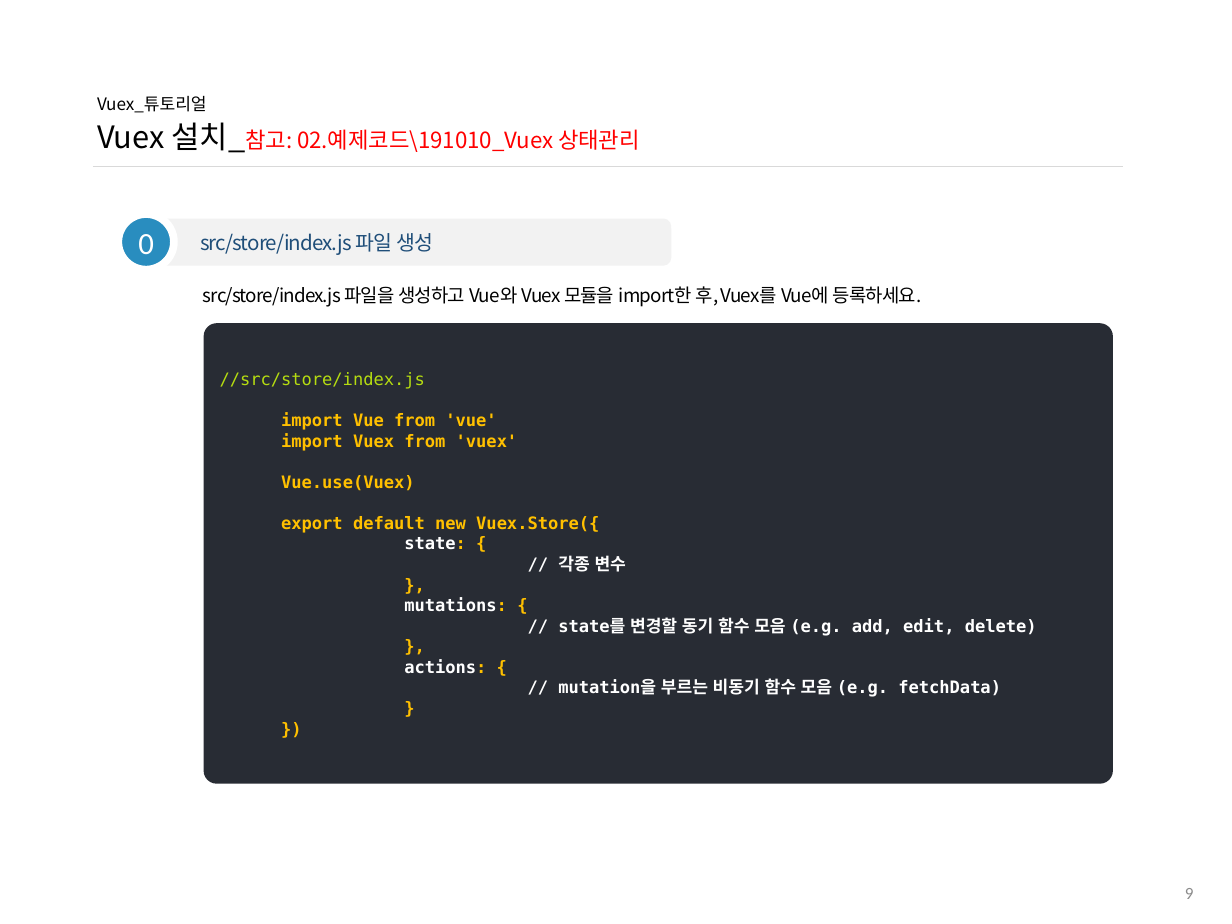
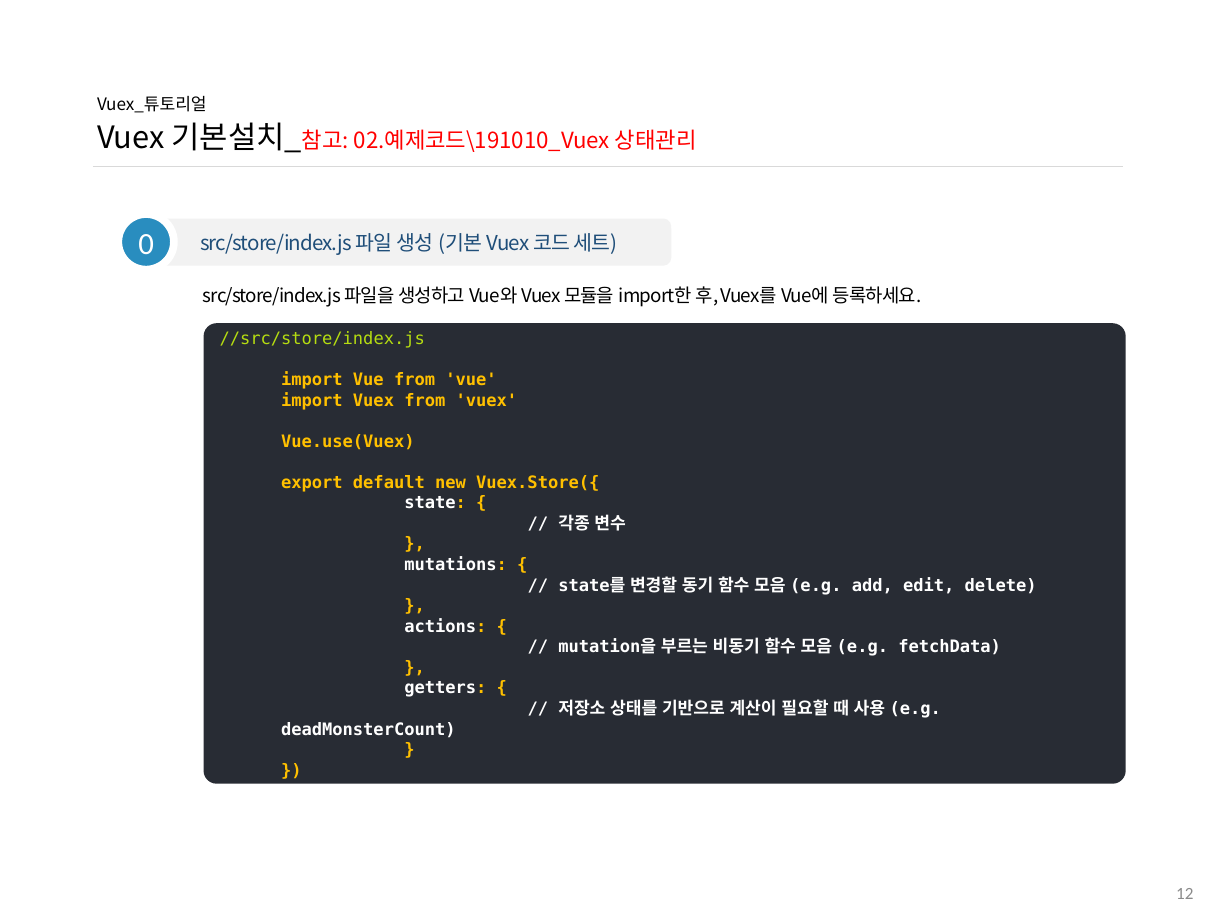
Before and after one commit to ddowon/vueStudy, a slide deck: slide 13 of 01.참고자료/191010_Vuex 튜토리얼.pptx (slide 10 before the commit). Drawn at 1232x924 pixels with LibreOffice and Linux fonts; fonts in the diff are those of the drawing; background and template pictures are left out. Boxes give left, top, right and bottom in pixels: in the first picture for what was removed or moved away, otherwise in the second. Text is boxed around its words. In the diff, an @@ line names an element or a change of style, - is before the commit and + after.

Commit message:
10월 22일 8차 Vuex 스터디 자료 업데이트

```diff
--- a/01.참고자료/191010_Vuex 튜토리얼.pptx
+++ b/01.참고자료/191010_Vuex 튜토리얼.pptx
@@ title at (97,96,697,153): text changed @@
-Vuex_튜토리얼
-Vuex 설치_참고: 02.예제코드\191010_Vuex 상태관리
+Vuex_튜토리얼
+Vuex 기본설치_참고: 02.예제코드\191010_Vuex 상태관리
@@ text in rounded rectangle at (200,233,618,255): text changed @@
-src/store/index.js 파일 생성
+src/store/index.js 파일 생성 (기본 Vuex 코드 세트)
@@ rounded rectangle "//src/store/index.js": place and size @@
-rounded rectangle "//src/store/index.js" at (203,323,1112,784)
+rounded rectangle "//src/store/index.js" at (203,323,1125,784)
@@ text in rounded rectangle at (281,681,941,738): paragraphs added @@
+  },
+  getters: {
+  // 저장소 상태를 기반으로 계산이 필요할 때 사용 (e.g. deadMonsterCount)
@@ page number at (1176,888,1193,899): text changed @@
-9
+12
```
Also in this commit, not shown: 7 other slides changed, 22 slides added.
